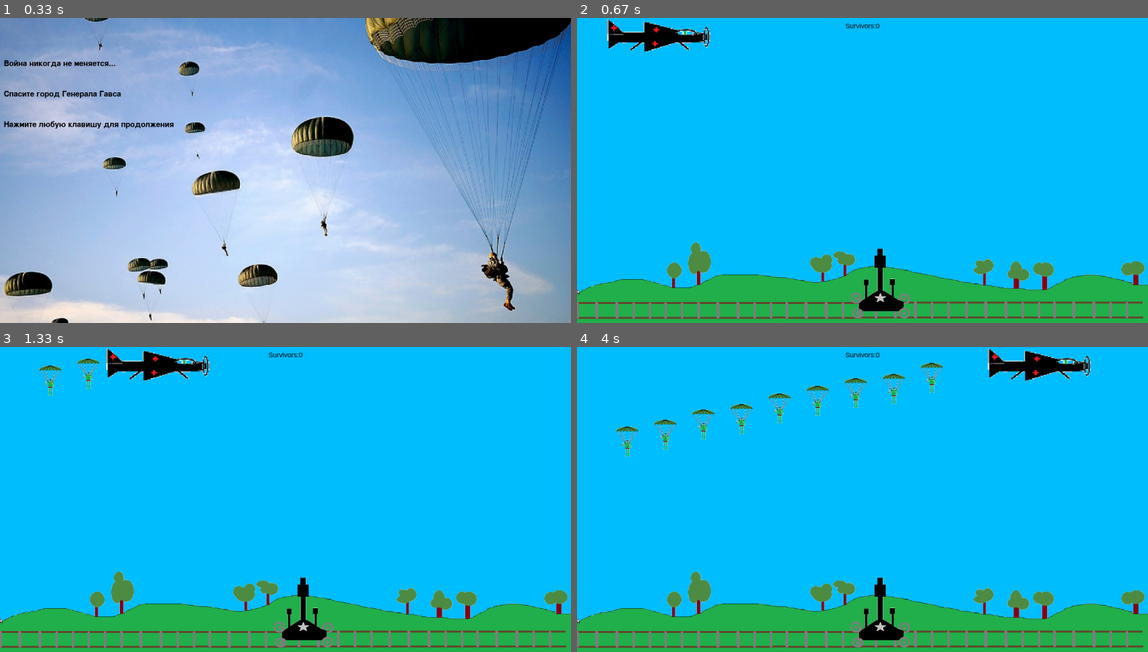
Above: before the commit, frames 1-4 (two rows, left to right).
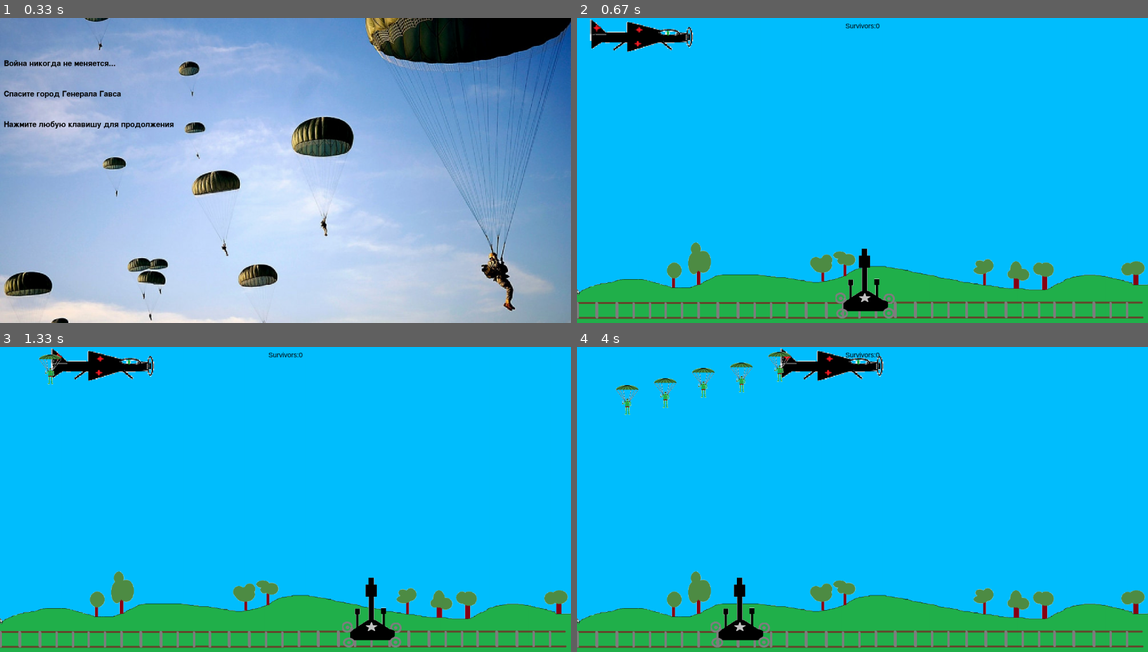
Above: after the commit, the same moments.

Repository: Mesh-DimASS/PygameProjectMMD
Game: pygame game, started from main.py
The game is run twice, just before and just after one commit, with the same random seed, the same clock (stepped at 60 frames per second) and the same inputs.
Inputs (mouse positions are in pixels of both pictures, inside the frame that each line leads up to):
- Up to frame 1 (0.33 s): no input
- Up to frame 2 (0.67 s): click (862, 170) at 0.38 s
- Up to frame 3 (1.33 s): click (148, 502) at 0.72 s; click (371, 392) at 1.05 s
- Up to frame 4 (4 s): click (873, 395) at 1.38 s; click (868, 533) at 1.72 s; click (1010, 548) at 2.05 s; click (1010, 472) at 2.38 s; click (1068, 475) at 2.72 s; click (1062, 557) at 3.05 s; click (885, 487) at 3.38 s; click (736, 444) at 3.72 s

Frame 1 is identical in both runs. In frame 2, 2.1% of the frame differs, in the area x 2-59%, y 0-99%; in frame 3, 3.4%; in frame 4, 5.7%, in the area x 6-90%, y 0-99%.

Commit message:
Nice version of gun

Diff:
--- a/main.py
+++ b/main.py
@@ -66,7 +66,7 @@
     def update(self):
         self.rect = self.rect.move(5, 0)
         if self.rect.bottomleft[0] % 100 == 0 and self.rect.bottomleft[0] < 1000:
-            Parachutist(self.rect.bottomleft[0], mountain)
+            Parachutist(self.rect.bottomleft[0])
         if self.rect.center[0] > 4000:
             self.rect.x = 0
             self.rect.y = 0
@@ -78,18 +78,17 @@
     def __init__(self):
         super().__init__(all_sprites)
         self.rect = self.image.get_rect()
-        self.rect.x = 720
         self.rect.y = 600
         self.image = Gun.image
 
     def update(self):
-        pass
+        self.rect.x = pygame.mouse.get_pos()[0] - 71
 
 
 class Parachutist(pygame.sprite.Sprite):
     image = load_image("parach.png", -1)
 
-    def __init__(self, air_x, mountain):
+    def __init__(self, air_x):
         super().__init__(all_sprites)
         self.image = Parachutist.image
         self.rect = self.image.get_rect()
@@ -142,15 +141,14 @@
 mountain = Mountain()
 running = True
 clock = pygame.time.Clock()
-fps = 60
+fps = 30
 start_screen()
+Airplane()
 Gun()
-Airplane()
 while running:
     for event in pygame.event.get():
         if event.type == pygame.QUIT:
             running = False
-
     clock.tick(fps)
     screen.fill((0, 191, 255))
     mountain.done_par()
